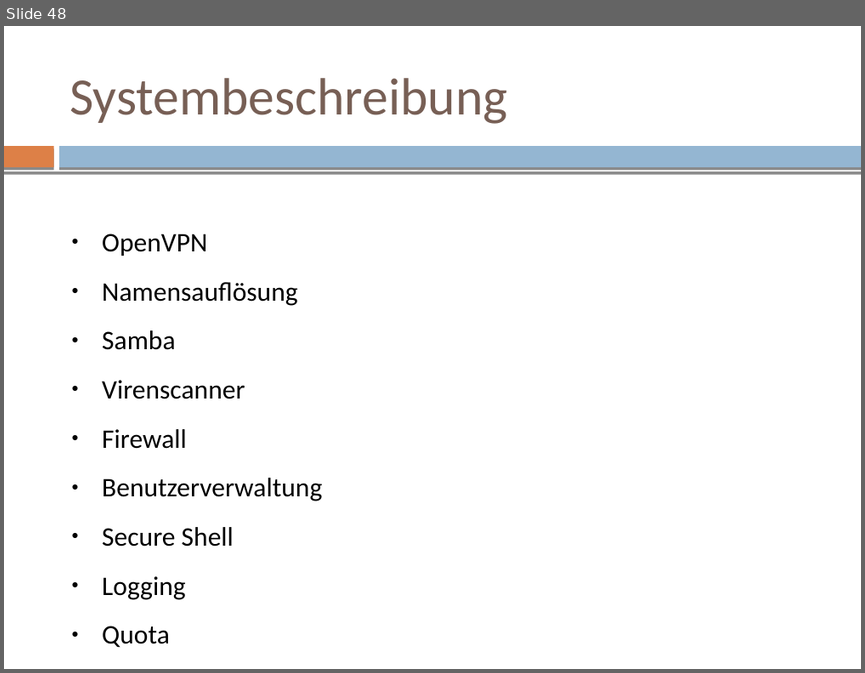
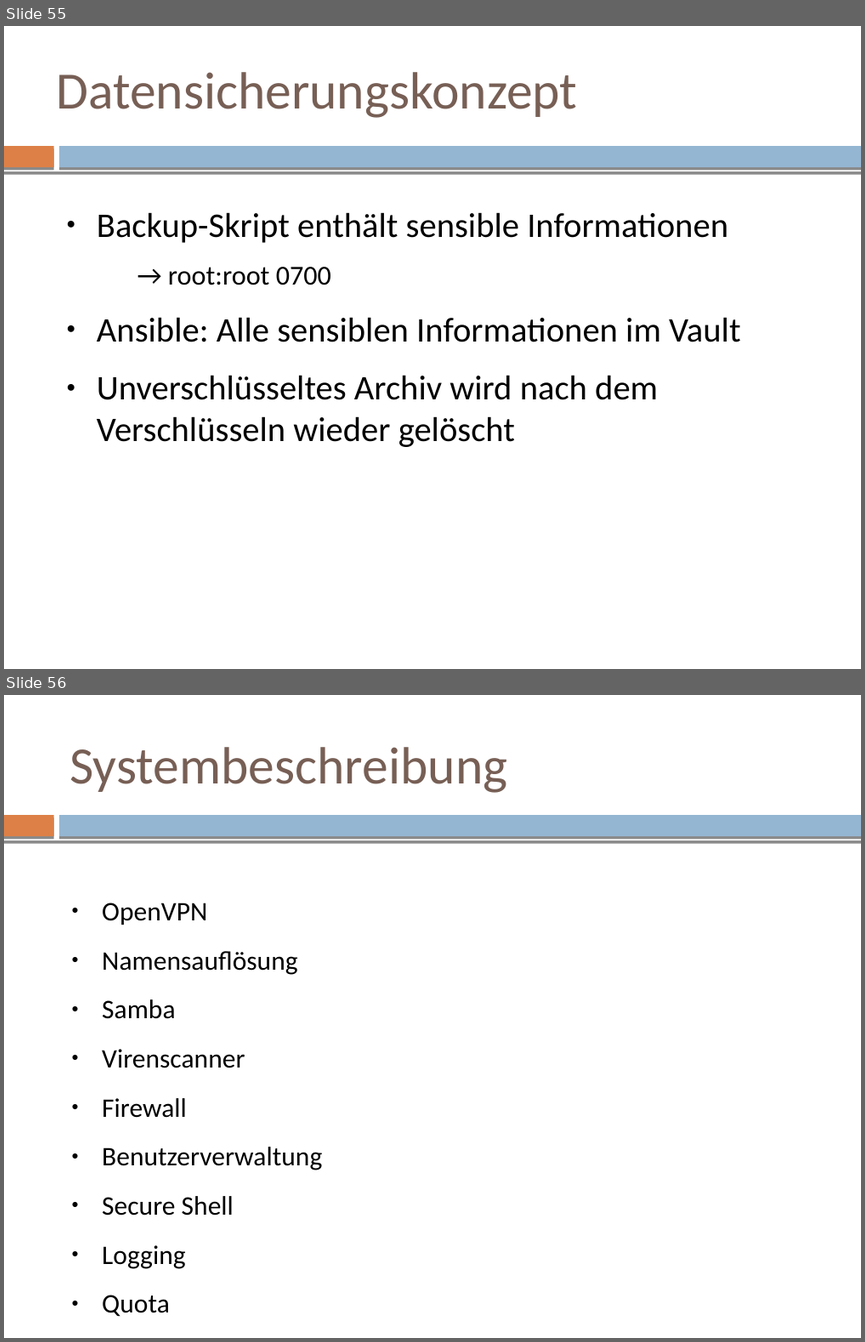
Before and after one commit to mvw/Wilddiebe10, a slide deck: keynote/keynote.odp. Shown one above the other, each under a label of ours: slide 48 before the commit, slides 55 and 56 after it. The pictures are 865x673 and 865x1342 pixels, drawn with LibreOffice and Linux fonts; fonts in the diff are those of the drawing. Boxes give left, top, right and bottom in pixels: in the first picture for what was removed or moved away, otherwise in the second. Text is boxed around its words. In the diff, an @@ line names an element or a change of style, - is before the commit and + after.

Commit message:
keynote: manual merge of datensicherung

```diff
--- a/keynote/keynote.odp
+++ b/keynote/keynote.odp
@@ slide 55 added at (4, 26, 861, 669), background #FFFFFF; not listed: 3 template elements that a slide beside it also shows @@
@@ title added at (56, 72, 577, 118), 44 pt, text #775F55 @@
+Datensicherungskonzept
@@ text added at (97, 212, 740, 447), 29 pt, text #000000 @@
+● Backup-Skript enthält sensible Informationen
+  → root:root 0700
+● Ansible: Alle sensiblen Informationen im Vault
+● Unverschlüsseltes Archiv wird nach dem Verschlüsseln wieder gelöscht
@@ what was slide 48 is now slide 56 @@
```
Also in this commit, not shown: 1 slide changed, 7 other slides added, 1 other file.
